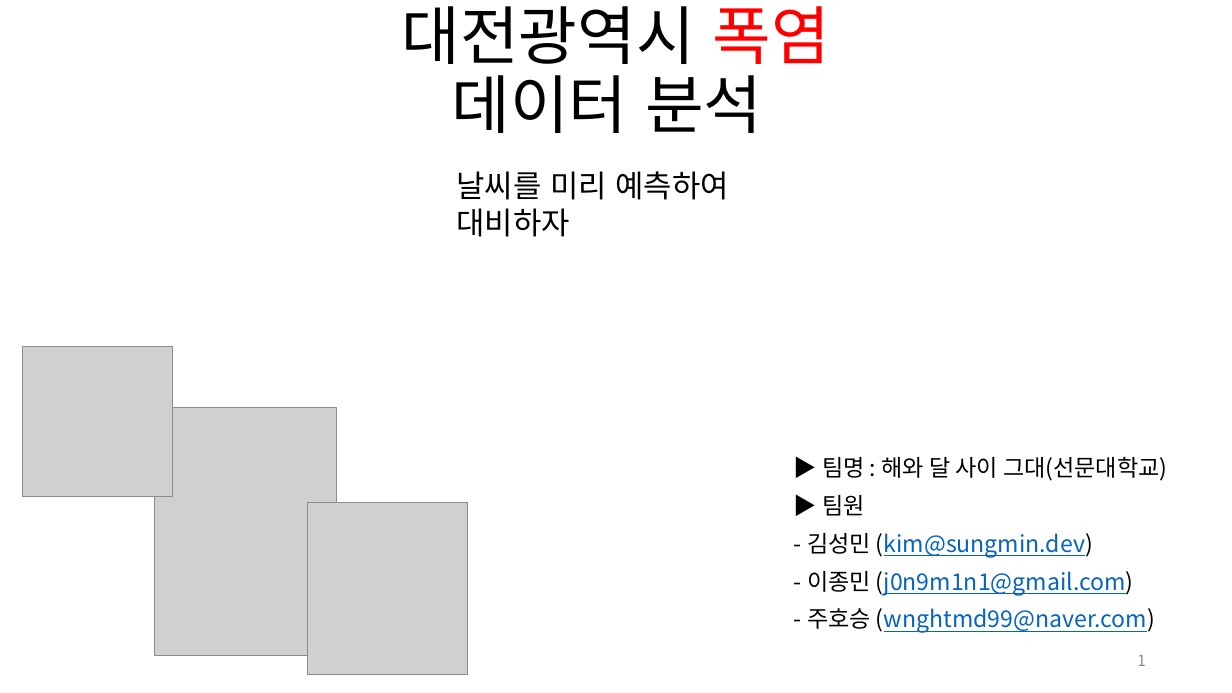
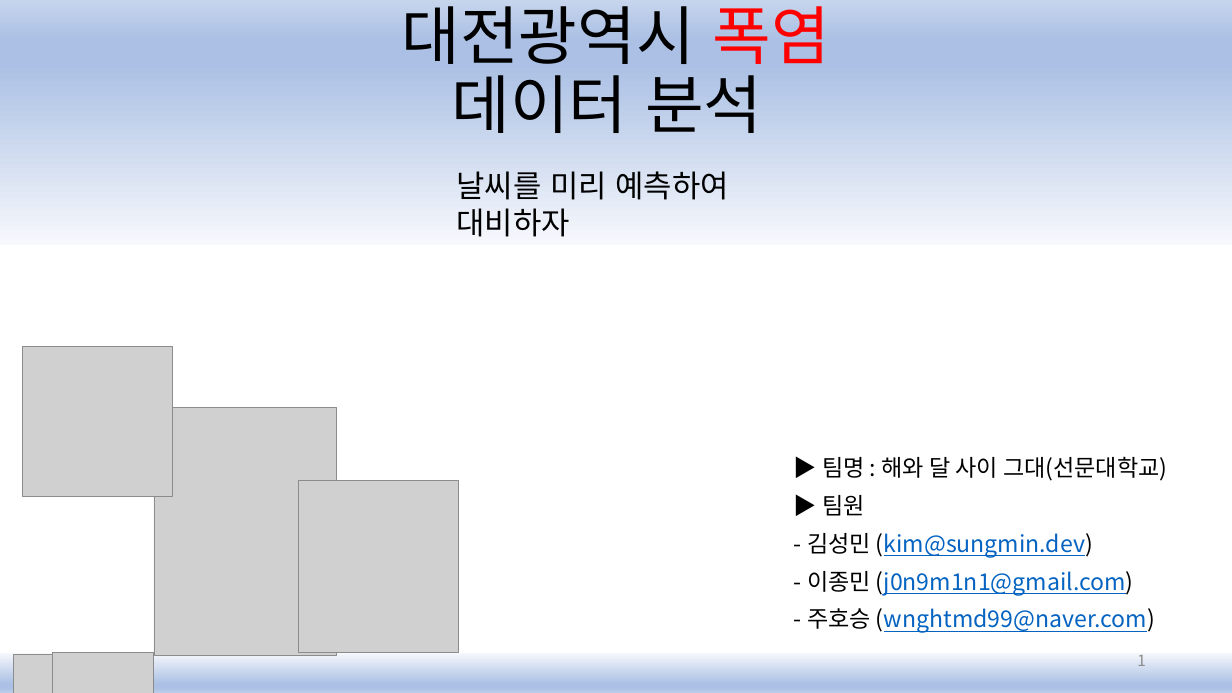
Before and after one commit to devsungmin/-Competition, a slide deck: slide 1 of 기상데이터분석 인공지능활용 창업경진대회 /결승전 준비/대전지역 폭염 예측 기술 _해와 달 사이 그대(선문대)_결승전.pptx. Drawn at 1232x693 pixels with LibreOffice and Linux fonts; fonts in the diff are those of the drawing; grey boxes stand for pictures. Boxes give left, top, right and bottom in pixels: in the first picture for what was removed or moved away, otherwise in the second. Text is boxed around its words. In the diff, an @@ line names an element or a change of style, - is before the commit and + after.

```diff
--- a/기상데이터분석 인공지능활용 창업경진대회 /결승전 준비/대전지역 폭염 예측 기술 _해와 달 사이 그대(선문대)_결승전.pptx
+++ b/기상데이터분석 인공지능활용 창업경진대회 /결승전 준비/대전지역 폭염 예측 기술 _해와 달 사이 그대(선문대)_결승전.pptx
@@ rectangle added at <box>0,0,1232,245</box>, fill gradient #F6F8FC to #ABC0E4 to #C7D5ED @@
@@ picture: place and size @@
-picture at <box>308,503,468,675</box>
+picture at <box>299,481,458,653</box>
@@ rectangle added at <box>0,653,1232,693</box>, fill gradient #F6F8FC to #ABC0E4 to #C7D5ED @@
@@ picture added at <box>13,654,52,693</box> @@
@@ picture added at <box>53,653,154,693</box> @@
```
Also in this commit, not shown: 10 other slides changed, 1 other file.
